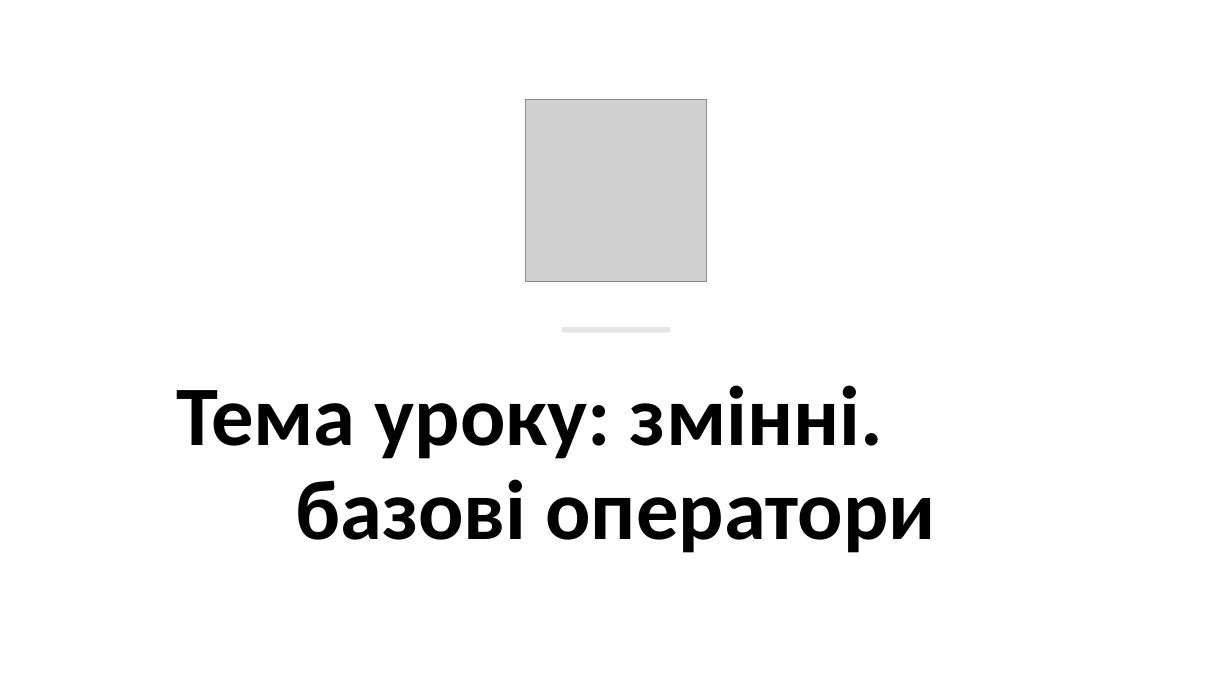
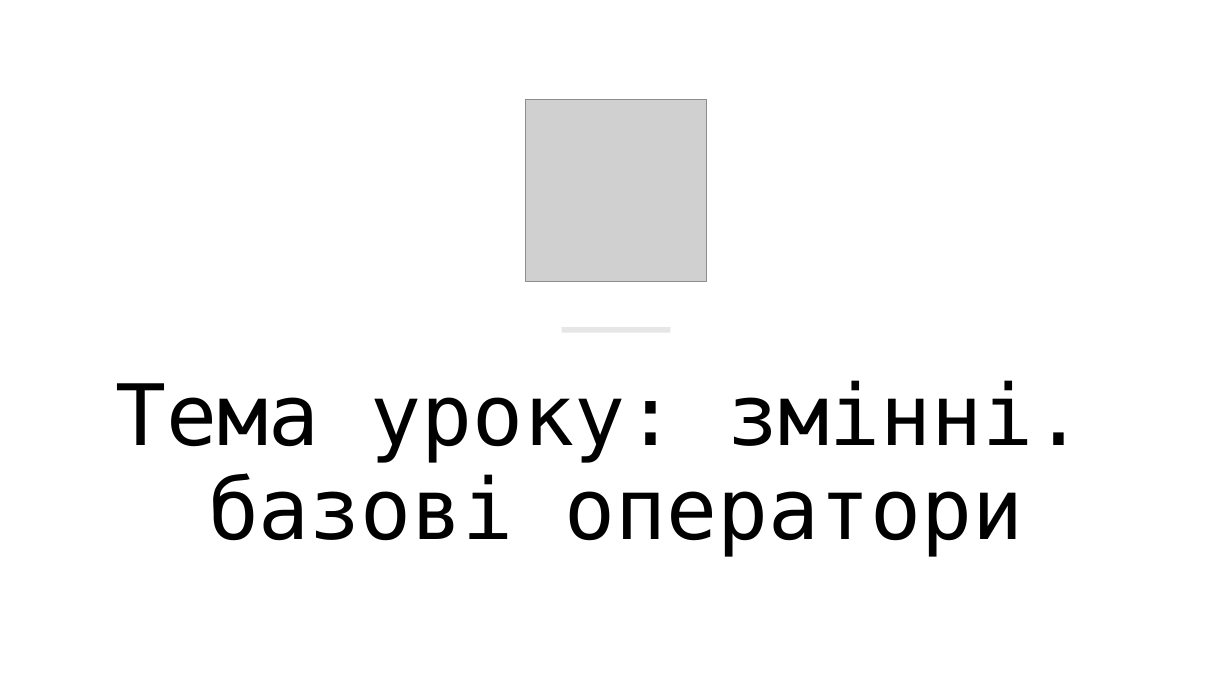
Before and after one commit to arg3ntuum/JavaCourse, a slide deck: slide 1 of Java Урок 2 Змінні. Перетворення типів. БО.pptx. Drawn at 1232x693 pixels with LibreOffice and Linux fonts; fonts in the diff are those of the drawing; grey boxes stand for pictures. Boxes give left, top, right and bottom in pixels: in the first picture for what was removed or moved away, otherwise in the second. Text is boxed around its words. In the diff, an @@ line names an element or a change of style, - is before the commit and + after.

```diff
--- a/Java Урок 2 Змінні. Перетворення типів. БО.pptx
+++ b/Java Урок 2 Змінні. Перетворення типів. БО.pptx
@@ text "Тема уроку: змінні. базові оператори": place and size @@
-text "Тема уроку: змінні. базові оператори" at (176,385,935,553)
+text "Тема уроку: змінні. базові оператори" at (115,380,1084,556)
@@ text "Тема уроку: змінні. базові оператори" at (115,380,1084,556): font Calibri to DejaVu Sans Mono, bold off @@
```
Also in this commit, not shown: 1 other file.
